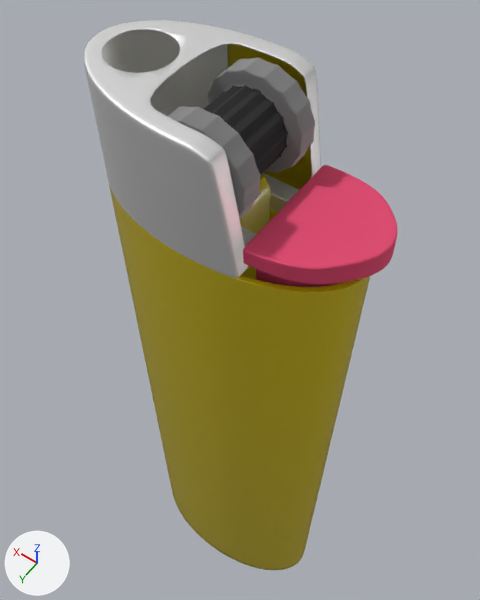
The Blender file src/models/Lighter.blend, before and after one commit.
Both versions are drawn from a camera (50 mm lens) standing at (-2.33, 3.17, 7.22) and looking at (0.41, -0.67, 1.19). The axes (+X, +Y, +Z) are drawn at lower left. The lights are the same throughout.

In view in the first picture: 'Guard', 'Lever', 'LeverHandle', 'Tank', 'TankBridge', 'Weel'.
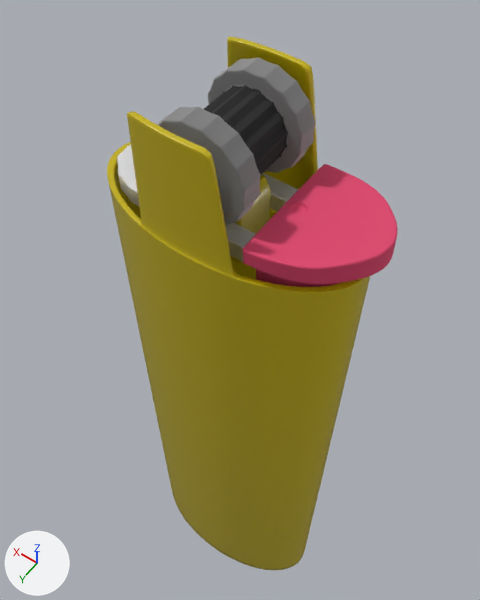
Where the change shows, as pixel boxes [x1, y1, x2, y2] in the pictures (480 x 600 px):
'Guard', hidden: before [84, 20, 321, 278]
'Lever', unchanged, uncovered by the edit: before [241, 173, 299, 269]; after [117, 144, 299, 269]

What changed in the scene script:
```text
Change ob_guard:
    add ob_guard.hide_set(True)
```
